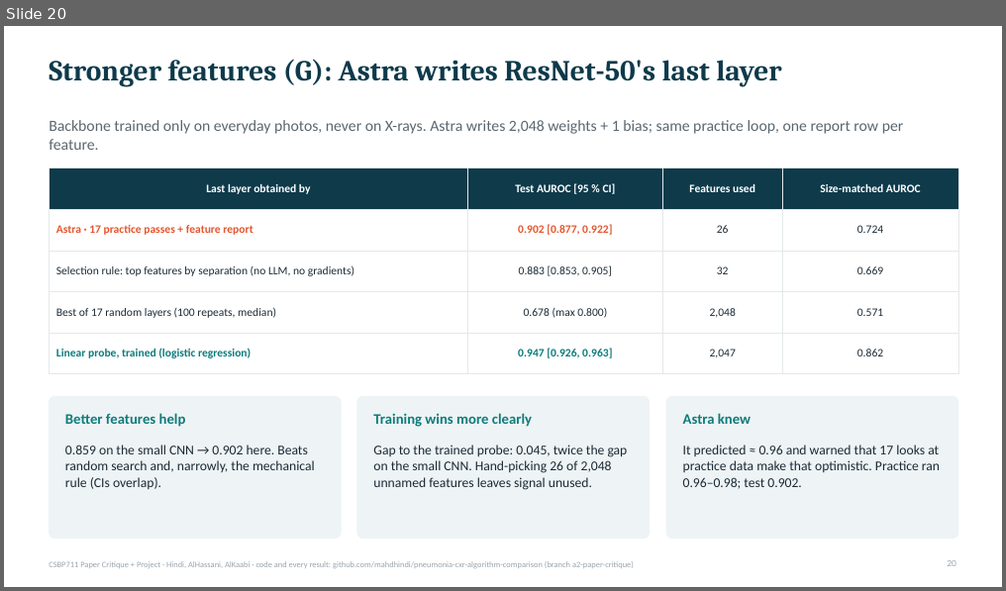
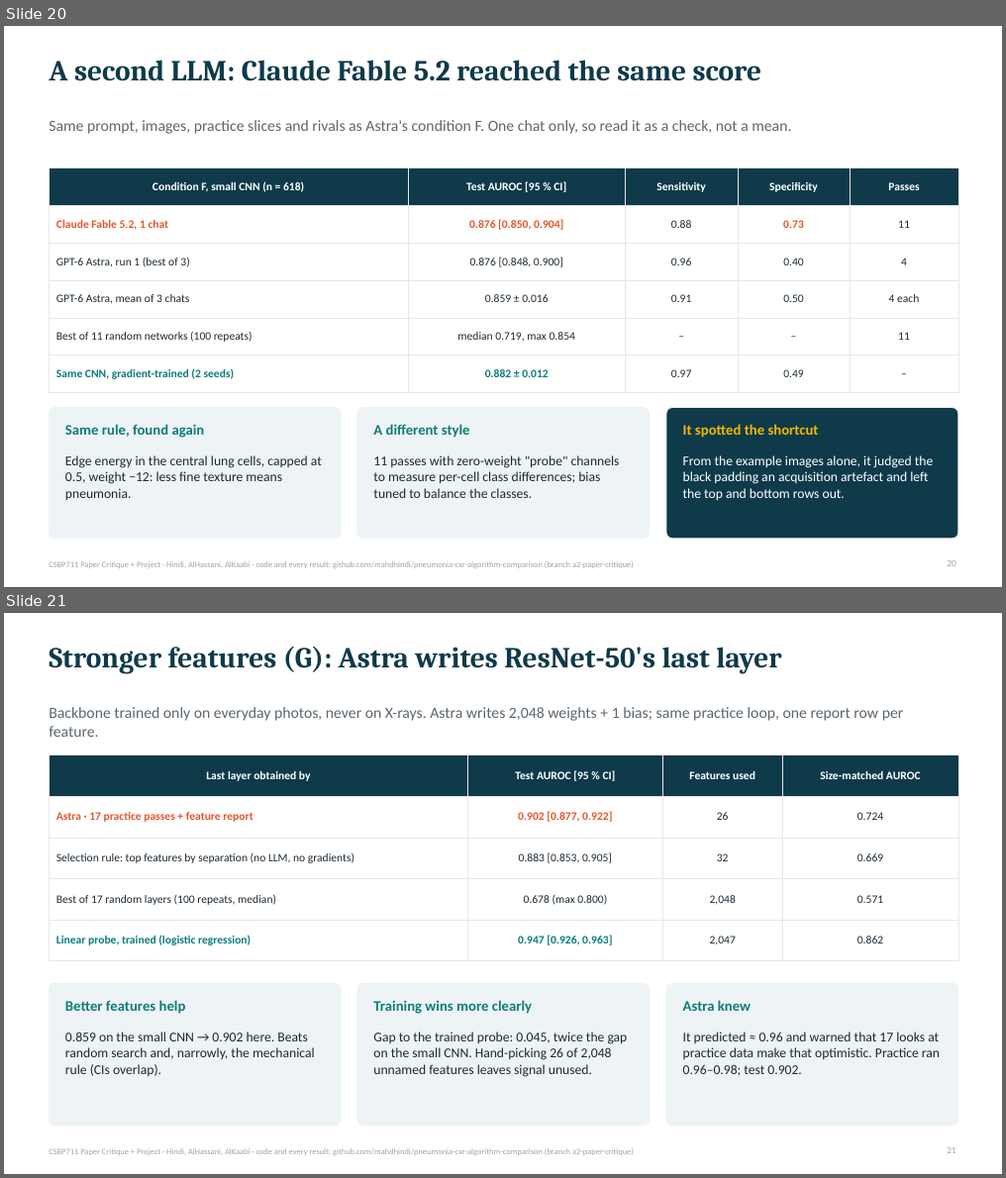
Before and after one commit to mahdhindi/pneumonia-cxr-algorithm-comparison, a slide deck: slides/CSBP711_Critique_Project_slides.pptx. Shown one above the other, each under a label of ours: slide 20 before the commit, slides 20 and 21 after it. The pictures are 1006x591 and 1006x1178 pixels, drawn with LibreOffice and Linux fonts; fonts in the diff are those of the drawing. Boxes give left, top, right and bottom in pixels: in the first picture for what was removed or moved away, otherwise in the second. Text is boxed around its words. In the diff, an @@ line names an element or a change of style, - is before the commit and + after.

```diff
--- a/slides/CSBP711_Critique_Project_slides.pptx
+++ b/slides/CSBP711_Critique_Project_slides.pptx
@@ slide 20 added at (4,26,1002,587), background #FFFFFF; not listed: 1 template element that a slide beside it also shows @@
@@ title added at (49,60,762,81), 28 pt, text #0E3A4A, bold @@
+A second LLM: Claude Fable 5.2 reached the same score
@@ text added at (49,120,791,134), 15 pt, text #5B6770 @@
+Same prompt, images, practice slices and rivals as Astra's condition F. One chat only, so read it as a check, not a mean.
@@ table added at (49,169,958,383), 6 rows, 5 columns @@
+Condition F, small CNN (n = 618) | Test AUROC [95 % CI] | Sensitivity | Specificity | Passes
+Claude Fable 5.2, 1 chat | 0.876 [0.850, 0.904] | 0.88 | 0.73 | 11
+GPT-6 Astra, run 1 (best of 3) | 0.876 [0.848, 0.900] | 0.96 | 0.40 | 4
+GPT-6 Astra, mean of 3 chats | 0.859 ± 0.016 | 0.91 | 0.50 | 4 each
+Best of 11 random networks (100 repeats) | median 0.719, max 0.854 | – | – | 11
+Same CNN, gradient-trained (2 seeds) | 0.882 ± 0.012 | 0.97 | 0.49 | –
@@ rounded rectangle added at (49,408,341,539), fill #EEF3F5, outline #EEF3F5 0.75 pt @@
@@ rounded rectangle added at (357,408,649,539), fill #EEF3F5, outline #EEF3F5 0.75 pt @@
@@ rounded rectangle added at (666,408,958,539), fill #0E3A4A, outline #EEF3F5 0.75 pt @@
@@ text added at (65,424,205,438), 14 pt, text #0E7C7B, bold @@
+Same rule, found again
@@ text added at (373,424,470,438), 14 pt, text #0E7C7B, bold @@
+A different style
@@ text added at (683,424,819,438), 14 pt, text #F3B700, bold @@
+It spotted the shortcut
@@ text added at (65,456,322,500), 13 pt, text #1C2B36 @@
+Edge energy in the central lung cells, capped at 0.5, weight −12: less fine texture means pneumonia.
@@ text added at (373,456,620,498), 13 pt, text #1C2B36 @@
+11 passes with zero-weight "probe" channels to measure per-cell class differences; bias tuned to balance the classes.
@@ text added at (683,456,933,501), 13 pt, text #FFFFFF @@
+From the example images alone, it judged the black padding an acquisition artefact and left the top and bottom rows out.
@@ page number added at (946,561,956,567), 9 pt, text #9AA5AE @@
+20
@@ what was slide 20 is now slide 21 @@
@@ page number at (946,1148,956,1154): text changed @@
-20
+21
```
Also in this commit, not shown: 2 slides changed, 4 other files.
